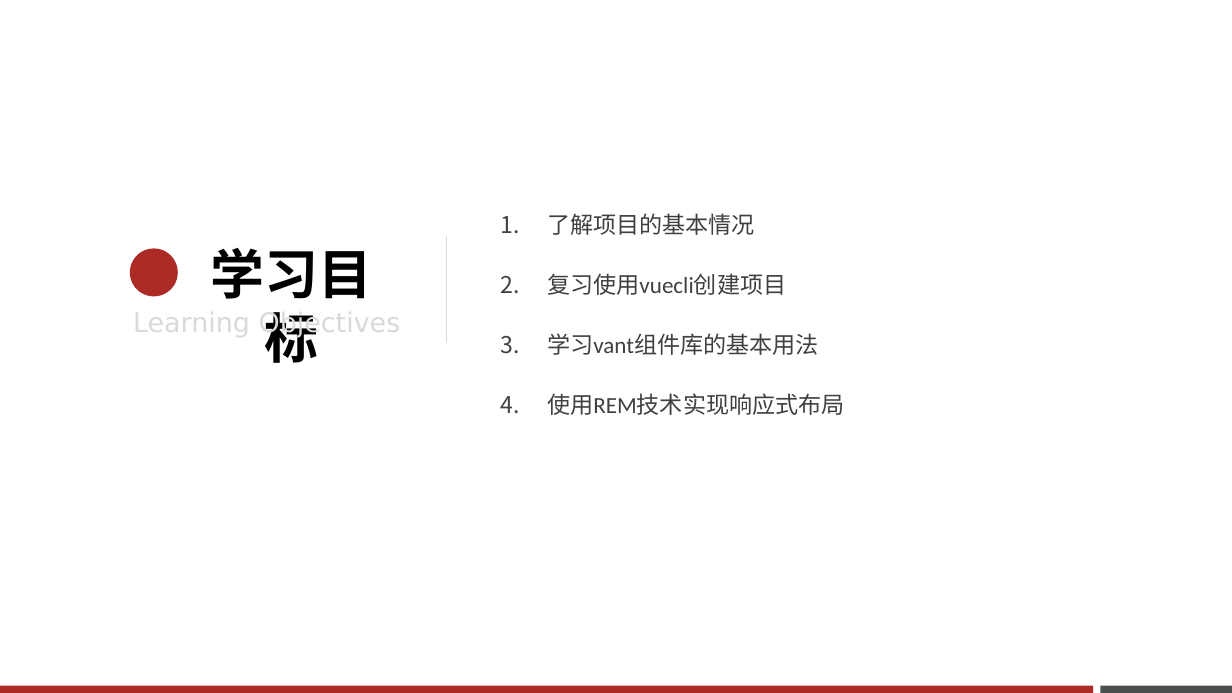
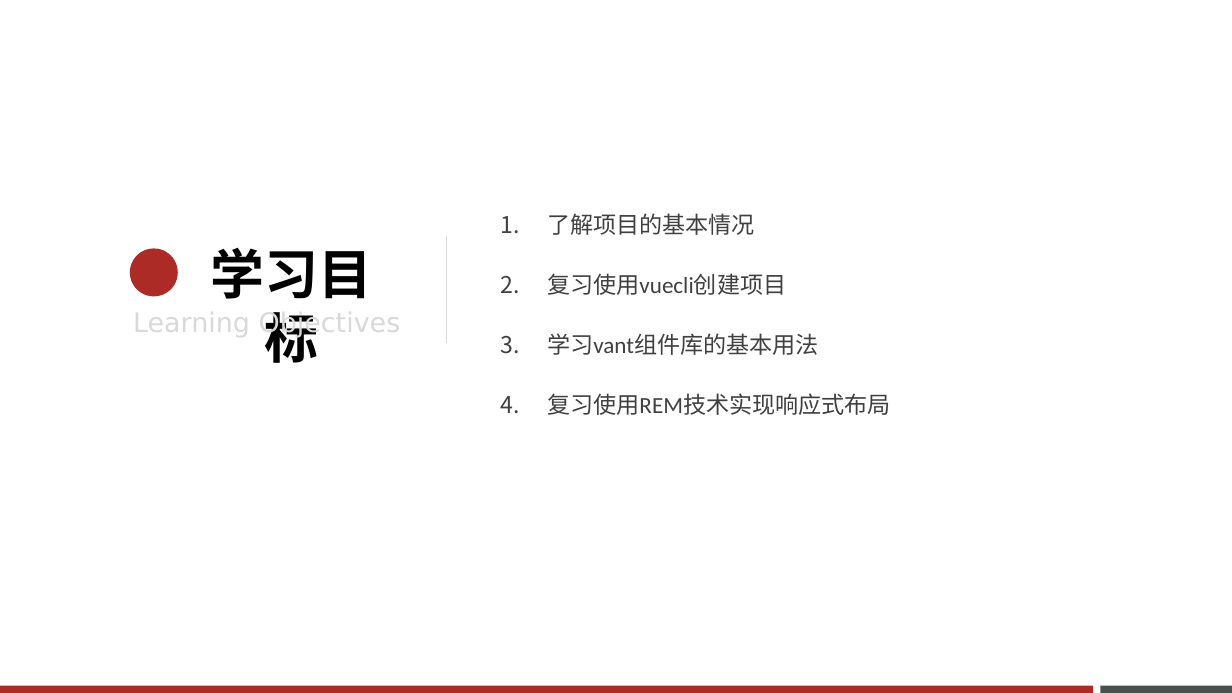
Before and after one commit to fanyouf/hmtt_web, a slide deck: slide 2 of 00ppt/02-黑马头条-项目初始化.pptx. Drawn at 1232x693 pixels with LibreOffice and Linux fonts; fonts in the diff are those of the drawing; background and template pictures are left out. Boxes give left, top, right and bottom in pixels: in the first picture for what was removed or moved away, otherwise in the second. Text is boxed around its words. In the diff, an @@ line names an element or a change of style, - is before the commit and + after.

```diff
--- a/00ppt/02-黑马头条-项目初始化.pptx
+++ b/00ppt/02-黑马头条-项目初始化.pptx
@@ text at [547,393,891,415]: text changed @@
-4. 使用REM技术实现响应式布局
+4. 复习使用REM技术实现响应式布局
```
Also in this commit, not shown: 3 other slides changed, 21 other files.
